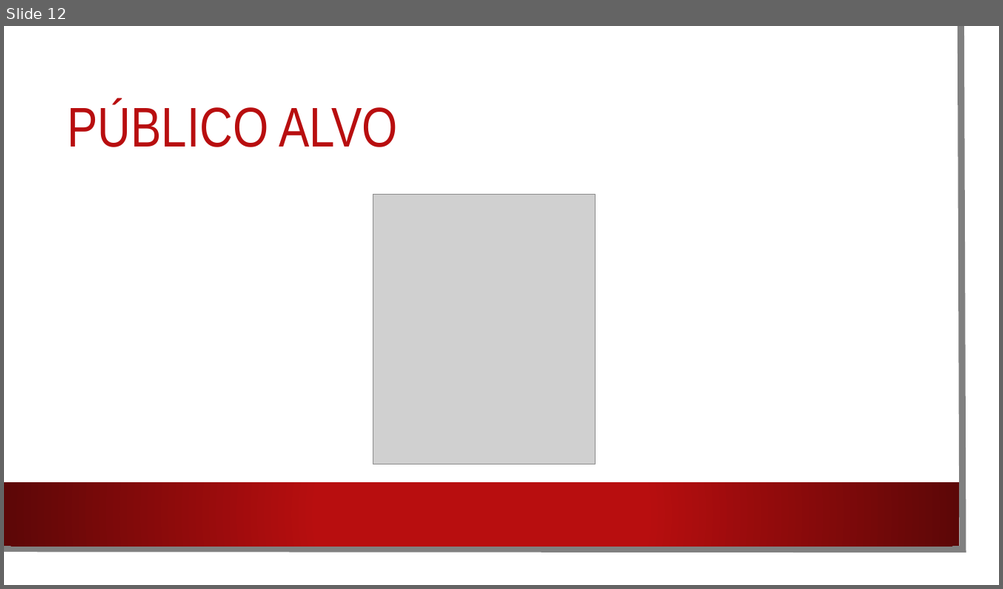
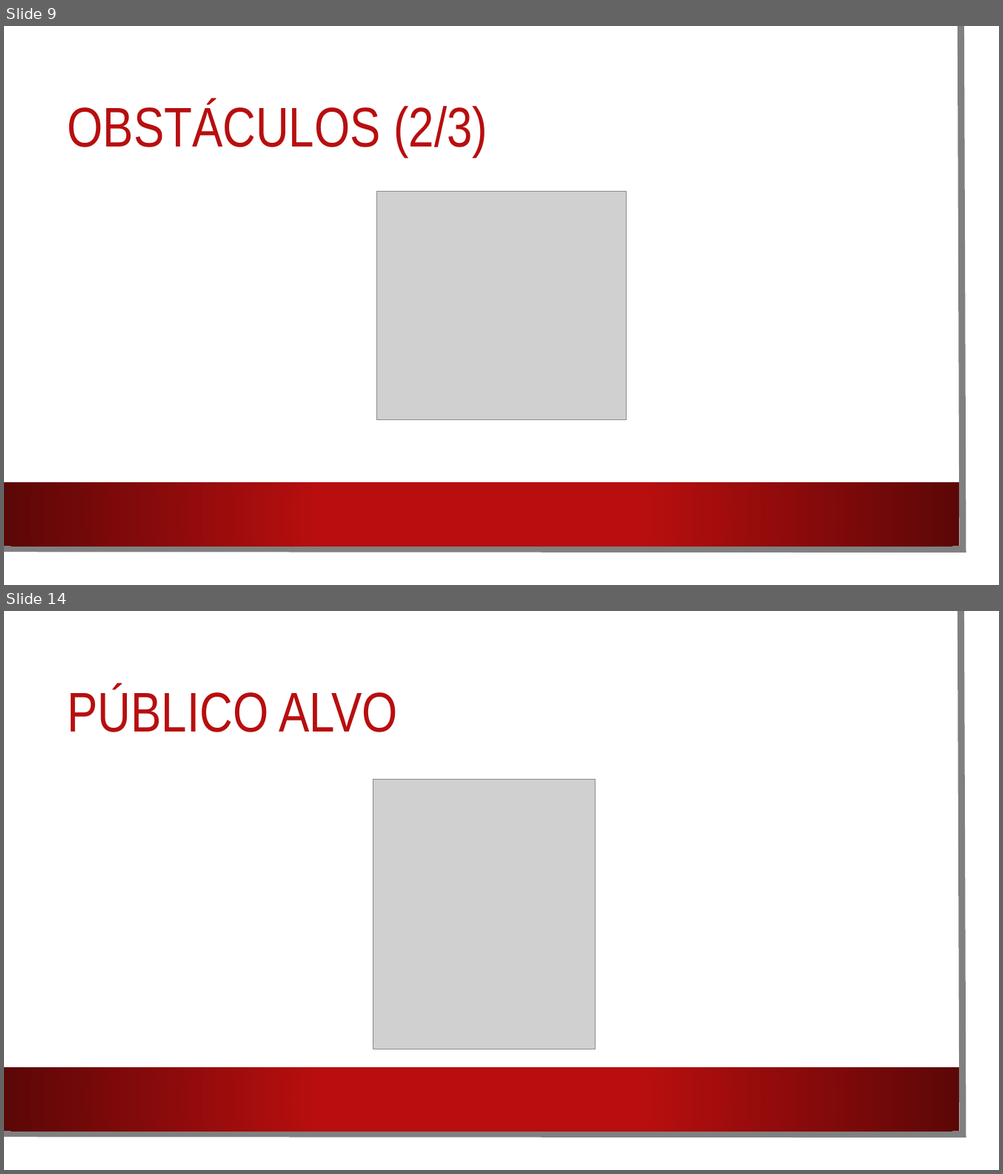
Before and after one commit to PedroRomanoBarbosa/DJCO, a slide deck: Documentos/Apresentacao.pptx. Shown one above the other, each under a label of ours: slide 12 before the commit, slides 9 and 14 after it; the slides between them are not shown. The pictures are 1003x589 and 1003x1174 pixels, drawn with LibreOffice and Linux fonts; fonts in the diff are those of the drawing; grey boxes stand for pictures; background and template pictures are left out. Boxes give left, top, right and bottom in pixels: in the first picture for what was removed or moved away, otherwise in the second. Text is boxed around its words. In the diff, an @@ line names an element or a change of style, - is before the commit and + after.

```diff
--- a/Documentos/Apresentacao.pptx
+++ b/Documentos/Apresentacao.pptx
@@ slide 9 added at bbox=[4, 26, 999, 585], background picture (left out); not listed: 3 template elements that a slide beside it also shows @@
@@ title added at bbox=[68, 101, 487, 158], 54 pt, text #B80E0F @@
+OBSTÁCULOS (2/3)
@@ picture added at bbox=[376, 191, 626, 420] @@
@@ what was slide 12 is now slide 14 @@
```
Also in this commit, not shown: 13 slides changed, 1 other slide added.
